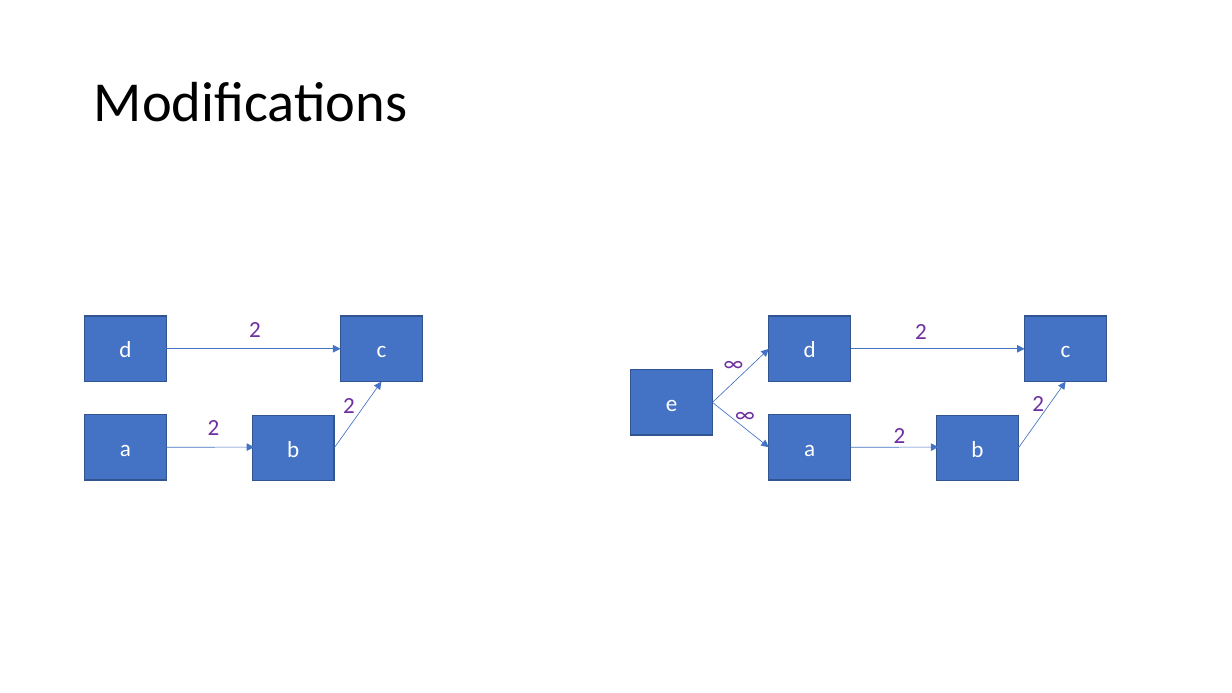
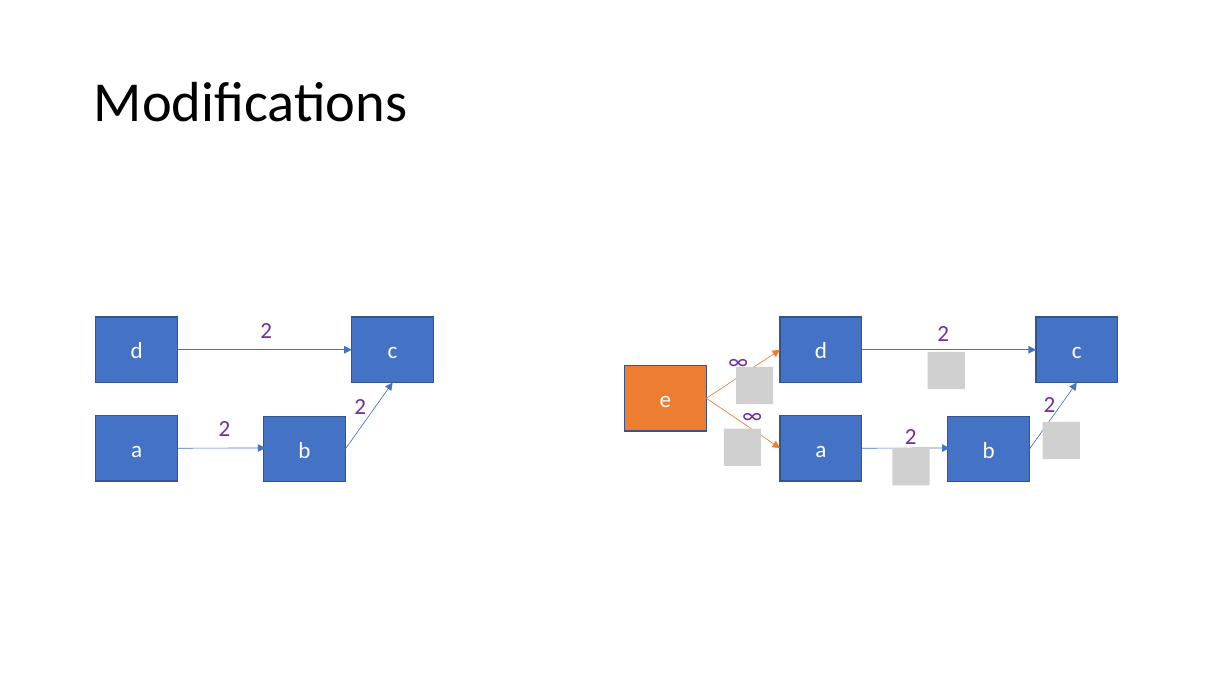
Before and after one commit to Speedphil544/Vortrag, a slide deck: slide 18 of MMCFP.pptx (slide 19 before the commit). Drawn at 1232x693 pixels with LibreOffice and Linux fonts; fonts in the diff are those of the drawing; grey boxes stand for pictures. Boxes give left, top, right and bottom in pixels: in the first picture for what was removed or moved away, otherwise in the second. Text is boxed around its words. In the diff, an @@ line names an element or a change of style, - is before the commit and + after.

```diff
--- a/MMCFP.pptx
+++ b/MMCFP.pptx
@@ text "2": place and size @@
-text "2" at [915,324,927,339]
+text "2" at [937,326,949,341]
@@ arrow moved from (713, 403) - (769, 349) to (706, 398) - (780, 350) @@
@@ arrow (706, 398) - (780, 350): stroke #4472C4 0.5 pt to #ED7D31 0.5 pt @@
@@ text "∞": place and size @@
-text "∞" at [714,344,753,381]
+text "∞" at [719,342,758,379]
@@ picture added at [928,352,965,389] @@
@@ rectangle "e": place and size @@
-rectangle "e" at [631,370,713,435]
+rectangle "e" at [625,366,706,432]
@@ rectangle "e" at [625,366,706,432]: fill #4472C4 to #ED7D31 @@
@@ picture added at [737,367,774,404] @@
@@ arrow moved from (713, 403) - (769, 447) to (706, 398) - (780, 448) @@
@@ arrow (706, 398) - (780, 448): stroke #4472C4 0.5 pt to #ED7D31 0.5 pt @@
@@ picture added at [724,429,761,466] @@
@@ 8 rectangles, 6 texts, 6 arrows: place and size @@
-8 rectangles, 6 texts, 6 arrows at [85,316,1106,482]
+8 rectangles, 6 texts, 6 arrows at [96,317,1117,482]
@@ picture added at [893,448,930,485] @@
@@ picture added at [1043,422,1080,459] @@
```
Also in this commit, not shown: 4 other slides changed, 1 slide removed.
